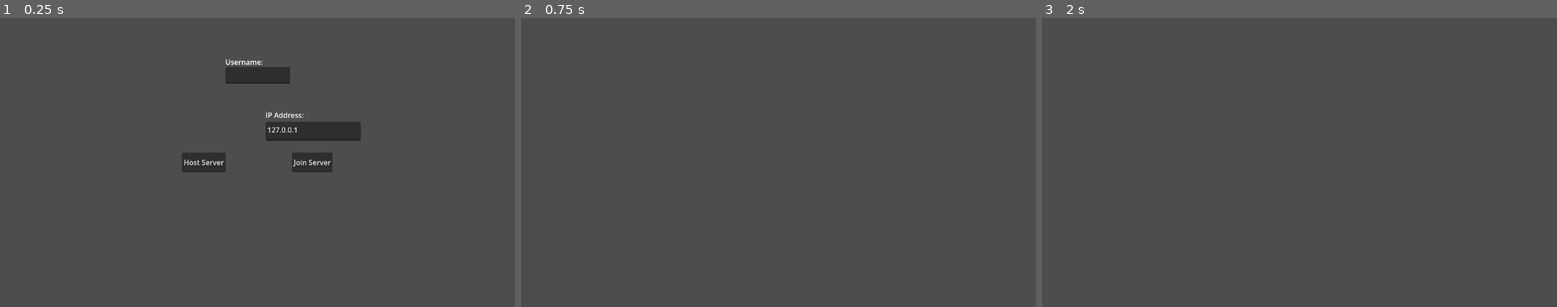
Above: before the commit, frames 1-3 (left to right).
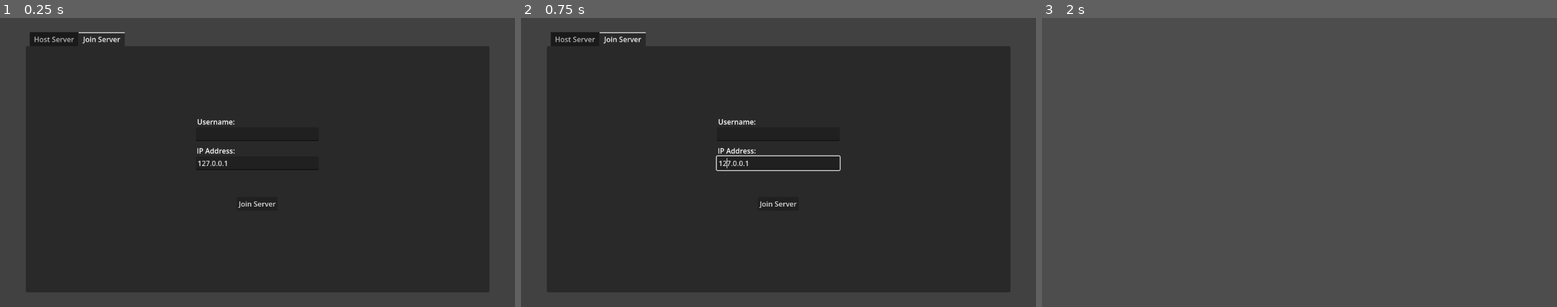
Above: after the commit, the same moments.

Repository: yeet230/Multiplayer-FPS
Game: Godot game, scene res://Levels/game.tscn
The game is run twice, just before and just after one commit, with the same random seed, the same clock (stepped at 60 frames per second) and the same inputs.
Inputs (mouse positions are in pixels of both pictures, inside the frame that each line leads up to):
- Up to frame 1 (0.25 s): no input
- Up to frame 2 (0.75 s): click (727, 162) at 0.5 s, where only the run before the commit has a clickable "Host Server"
- Up to frame 3 (2 s): click (1299, 202) at 1.25 s, where only the run after the commit has a clickable "Join Server"

The runs differ from the first frame. In frame 1, 75% of the frame differs, in the area x 5-95%, y 4-95%; in frame 2, 77%; in frame 3, nothing differs.
Error after the commit: Invalid access to property or key 'text' on a base object of type 'null instance'. (res://Multiplayer/Menu/MultiplayerMenu.gd:53)

Commit message:
Refactor multiplayer UI, RPCs; add debug/tp
Rework multiplayer menu: moved node under a CanvasLayer, replaced TextEdit with LineEdit inside a TabContainer (Host/Join), added Theme and shader resources, and wired usernameInput to retrieve username. Implemented _handle_command to support -/debug and -/tp. Reorganized multiplayerManager RPCs into server/client regions and added damage_player_client, spawn_bullet_decal, update_debug_mode, and teleport_player. Changed Globals.debug default to false and added string_to_bool. Small debug print added to WeaponManager.

Diff:
--- a/Actors/Player/Weapon System/Weapon Manager/WeaponManager.gd
+++ b/Actors/Player/Weapon System/Weapon Manager/WeaponManager.gd
@@ -86,5 +86,6 @@
 
 func cycle_weapon() -> void:
 	if Globals.debug:
+		print("hello")
 		activeWeapon = (activeWeapon + 1) % weaponAmount
 		_equip_new_weapon(weapons[activeWeapon].new())
--- a/Levels/game.tscn
+++ b/Levels/game.tscn
@@ -13,4 +13,6 @@
 [node name="LevelContainer" type="Node" parent="." unique_id=464994538]
 unique_name_in_owner = true
 
-[node name="multiplayerMenu" parent="." unique_id=1433022567 instance=ExtResource("2_6isyr")]
+[node name="CanvasLayer" type="CanvasLayer" parent="." unique_id=139495774]
+
+[node name="multiplayerMenu" parent="CanvasLayer" unique_id=1433022567 instance=ExtResource("2_6isyr")]
--- a/Multiplayer/Manager/multiplayerManager.gd
+++ b/Multiplayer/Manager/multiplayerManager.gd
@@ -54,31 +54,39 @@
 	return dmg if Globals.get_weapon_damage(weapon)== dmg else 0.0
 
 func _handle_command(text : String, senderID : int) -> void:
-	pass
+	var splitCommand: PackedStringArray = text.split(" ")
+	if text.contains("-/debug"):
+		if splitCommand.size() < 3:
+			push_error("Invalid Command: expected -/debug = <val = !current> ; But got ", text)
+			return
+
+		var newVal: bool = Globals.string_to_bool(splitCommand[2])
+		update_debug_mode.rpc_id(int(senderID), newVal)
+
+	elif text.contains("-/tp"):
+		if splitCommand.size() < 4:
+			push_error("Invalid Command: extpected -/tp <x> <y> <z> ; But got", text)
+			return
+
+		var x: float = float(splitCommand[1])
+		var y: float = float(splitCommand[2])
+		var z: float = float(splitCommand[3])
+		var newPos: Vector3 = Vector3(x, y, z)
+		teleport_player.rpc_id(int(senderID), newPos, senderID)
+
 
 func _check_username_for_duplicates(username : String) -> String:
 	print(players.size())
 	return "    "
 
 
-@rpc("any_peer", "call_local", "unreliable_ordered")
-func spawn_bullet_decal(pos : Vector3, norm : Vector3) -> void:
-	var decal = bulletDecalScene.instantiate() as Node3D
-	get_tree().get_first_node_in_group("balls").add_child(decal, true)
-	decal.global_position = pos
-	decal.rotation = norm
-
+#region Server Side Network Functions
 @rpc("any_peer", "call_remote", "unreliable_ordered")
 func damage_player(nameID : String, dmg : float, weapon : String) -> void:
 	var damage: float = verify_damage(dmg, weapon)
 
 	if damage == dmg:
 		damage_player_client.rpc_id(int(nameID), damage, nameID)
-
-@rpc("authority", "call_remote", "unreliable_ordered")
-func damage_player_client(dmg : float, nameID : String) -> void:
-	var plyer: Player = get_player_from_name(nameID)
-	plyer.curHealth -= dmg
 
 @rpc("any_peer", "call_remote", "unreliable_ordered")
 func register_player(username: String = "",) -> void:
@@ -102,6 +110,7 @@
 
 @rpc("any_peer", "call_remote", "reliable")
 func server_verify_chat(text : String) -> void:
+#endregion
 	if !multiplayer.is_server(): return
 	var senderID: int = multiplayer.get_remote_sender_id()
 
@@ -115,7 +124,30 @@
 
 	_server_send_chat.rpc(username, chat)
 
+#region Client Side Network Functions
 @rpc("authority", "call_local", "reliable")
 func _server_send_chat(username : String, text : String) -> void:
 	var chat: String = str(username, ": ", text)
 	ChatRecived.emit(chat)
+
+@rpc("authority", "call_remote", "unreliable_ordered")
+func damage_player_client(dmg : float, nameID : String) -> void:
+	var plyer: Player = get_player_from_name(nameID)
+	plyer.curHealth -= dmg
+
+@rpc("any_peer", "call_local", "unreliable_ordered")
+func spawn_bullet_decal(pos : Vector3, norm : Vector3) -> void:
+	var decal = bulletDecalScene.instantiate() as Node3D
+	get_tree().get_first_node_in_group("balls").add_child(decal, true)
+	decal.global_position = pos
+	decal.rotation = norm
+
+@rpc("authority", "call_local", "unreliable")
+func update_debug_mode(newVal : bool) -> void:
+	Globals.debug = newVal
+
+@rpc("authority", "call_local", "unreliable")
+func teleport_player(newPos : Vector3, playerID : int) -> void:
+	var plyer: Player = get_player_from_name(str(playerID))
+	plyer.position = newPos
+#endregion
--- a/Multiplayer/Menu/MultiplayerMenu.gd
+++ b/Multiplayer/Menu/MultiplayerMenu.gd
@@ -1,4 +1,9 @@
 extends Control
+
+@onready var usernameInput: LineEdit = $TabContainer/JoinServer/CentreContainer/VBoxContainer/VBoxContainer/TextEdit
+@onready var playMenu: TabContainer = $CentreContainer/PlayTabContainer
+@onready var mainMenu: VBoxContainer = $CentreContainer/MainMenu
+@onready var settingsMenu: TabContainer = $SettingsTabContainer
 
 func _ready() -> void:
 	_auto_mode_set()
@@ -31,14 +36,12 @@
 	MultiplayerManager.start_server()
 	_destroy()
 
-
 func _on_join_pressed() -> void:
 	var ip = %IPTextEdit.text
 	_set_player_username()
 
 	MultiplayerManager.join_server(ip)
 	_destroy()
-
 
 func _destroy() -> void:
 	self.queue_free()
@@ -47,5 +50,13 @@
 	var username: String
 	if OS.has_feature("debug"):
 		username = _get_username()
-	username = $TextEdit.text
+	username = usernameInput.text
 	Globals.username = username
+
+func _on_play_pressed() -> void:
+	playMenu.show()
+	mainMenu.hide()
+
+func _on_settings_pressed() -> void:
+	settingsMenu.show()
+	mainMenu.hide()
--- a/Multiplayer/Menu/MultiplayerMenu.tscn
+++ b/Multiplayer/Menu/MultiplayerMenu.tscn
@@ -1,5 +1,6 @@
 [gd_scene format=3 uid="uid://c0cnfmlp2dhkd"]
 
+[ext_resource type="Theme" uid="uid://d3knqsqu2fo06" path="res://Prototyping/UI/Main.tres" id="1_bkn5d"]
 [ext_resource type="Script" uid="uid://clmn0ppoyubj8" path="res://Multiplayer/Menu/MultiplayerMenu.gd" id="1_huwya"]
 
 [node name="MultiplayerMenu" type="Control" unique_id=1433022567]
@@ -12,66 +13,147 @@
 grow_vertical = 2
 script = ExtResource("1_huwya")
 
-[node name="VBoxContainer" type="VBoxContainer" parent="." unique_id=1249461564]
-layout_mode = 0
-offset_left = 594.0
-offset_top = 206.0
-offset_right = 807.0
-offset_bottom = 294.0
+[node name="ColorRect" type="ColorRect" parent="." unique_id=335171231]
+layout_mode = 1
+anchors_preset = 15
+anchor_right = 1.0
+anchor_bottom = 1.0
+grow_horizontal = 2
+grow_vertical = 2
+color = Color(0.25565878, 0.25565878, 0.25565878, 1)
 
-[node name="IP" type="Label" parent="VBoxContainer" unique_id=1855296974]
-layout_mode = 2
-text = "IP Address:"
-
-[node name="IPTextEdit" type="TextEdit" parent="VBoxContainer" unique_id=227247721]
-unique_name_in_owner = true
-custom_minimum_size = Vector2(0, 41.67)
-layout_mode = 2
-text = "127.0.0.1"
-
-[node name="Container" type="HBoxContainer" parent="." unique_id=1854871020]
+[node name="PlayTabContainer" type="TabContainer" parent="." unique_id=217495007]
 layout_mode = 1
 anchors_preset = 8
 anchor_left = 0.5
 anchor_top = 0.5
 anchor_right = 0.5
 anchor_bottom = 0.5
-offset_left = -179.25
-offset_top = -22.0
-offset_right = 179.25
-offset_bottom = 22.0
+offset_left = -518.4
+offset_top = -291.6
+offset_right = 518.4
+offset_bottom = 291.6
 grow_horizontal = 2
 grow_vertical = 2
-theme_override_constants/separation = 148
-alignment = 1
+current_tab = 1
+tab_0/title = "Host Server"
+tab_1/title = "Join Server"
+metadata/_edit_use_anchors_ = true
 
-[node name="Host" type="Button" parent="Container" unique_id=1287816487]
+[node name="HostServer" type="Label" parent="PlayTabContainer" unique_id=1183455683]
+visible = false
 layout_mode = 2
-text = "Host Server"
+metadata/_tab_index = 0
+metadata/_tab_name = "Host Server"
 
-[node name="Join" type="Button" parent="Container" unique_id=916344888]
+[node name="Host" type="Button" parent="PlayTabContainer/HostServer" unique_id=1287816487]
+layout_mode = 0
+offset_left = 342.15002
+offset_top = 238.6
+offset_right = 455.15002
+offset_bottom = 282.6
+text = "Create Server"
+
+[node name="JoinServer" type="Label" parent="PlayTabContainer" unique_id=1791217066]
 layout_mode = 2
+metadata/_tab_index = 1
+metadata/_tab_name = "Join Server"
+
+[node name="VBoxContainer" type="VBoxContainer" parent="PlayTabContainer/JoinServer" unique_id=1802303015]
+layout_mode = 0
+offset_left = 380.4
+offset_top = 182.09998
+offset_right = 655.4
+offset_bottom = 369.09998
+theme_override_constants/separation = 60
+
+[node name="VBoxContainer" type="VBoxContainer" parent="PlayTabContainer/JoinServer/VBoxContainer" unique_id=1188559056]
+custom_minimum_size = Vector2(275, 0)
+layout_mode = 2
+theme_override_constants/separation = 34
+
+[node name="TextEdit" type="LineEdit" parent="PlayTabContainer/JoinServer/VBoxContainer/VBoxContainer" unique_id=160701336]
+layout_mode = 2
+
+[node name="Username" type="Label" parent="PlayTabContainer/JoinServer/VBoxContainer/VBoxContainer/TextEdit" unique_id=1744654856]
+layout_mode = 0
+offset_left = 3.0
+offset_top = -24.0
+offset_right = 88.0
+offset_bottom = -1.0
+size_flags_horizontal = 4
+text = "Username:"
+
+[node name="IPTextEdit" type="LineEdit" parent="PlayTabContainer/JoinServer/VBoxContainer/VBoxContainer" unique_id=1157240537]
+unique_name_in_owner = true
+layout_mode = 2
+theme = ExtResource("1_bkn5d")
+text = "127.0.0.1"
+
+[node name="IP" type="Label" parent="PlayTabContainer/JoinServer/VBoxContainer/VBoxContainer/IPTextEdit" unique_id=1855296974]
+layout_mode = 0
+offset_left = 2.0
+offset_top = -24.0
+offset_right = 88.0
+offset_bottom = -0.99996567
+size_flags_horizontal = 4
+text = "IP Address:"
+
+[node name="Join" type="Button" parent="PlayTabContainer/JoinServer/VBoxContainer" unique_id=916344888]
+layout_mode = 2
+size_flags_horizontal = 4
+size_flags_vertical = 8
 text = "Join Server"
 
-[node name="TextEdit" type="TextEdit" parent="." unique_id=1466615292]
+[node name="SettingsTabContainer" type="TabContainer" parent="." unique_id=1299573455]
+visible = false
+layout_mode = 0
+offset_left = 437.0
+offset_top = 223.0
+offset_right = 563.0
+offset_bottom = 277.0
+current_tab = 0
+
+[node name="Window" type="Label" parent="SettingsTabContainer" unique_id=539265246]
+layout_mode = 2
+metadata/_tab_index = 0
+
+[node name="Controls" type="Label" parent="SettingsTabContainer" unique_id=1310895910]
+visible = false
+layout_mode = 2
+metadata/_tab_index = 1
+
+[node name="Label" type="Label" parent="SettingsTabContainer" unique_id=446324625]
+visible = false
+layout_mode = 2
+metadata/_tab_index = 2
+
+[node name="CentreContainer" type="CenterContainer" parent="." unique_id=1305093597]
+visible = false
 layout_mode = 1
-anchors_preset = 8
-anchor_left = 0.5
-anchor_top = 0.5
-anchor_right = 0.5
-anchor_bottom = 0.5
-offset_left = -72.5
-offset_top = -214.5
-offset_right = 72.5
-offset_bottom = -177.5
+anchors_preset = 15
+anchor_right = 1.0
+anchor_bottom = 1.0
 grow_horizontal = 2
 grow_vertical = 2
 
-[node name="Label" type="Label" parent="TextEdit" unique_id=1744654856]
-layout_mode = 0
-offset_top = -23.0
-offset_right = 85.0
-text = "Username:"
+[node name="MainMenu" type="VBoxContainer" parent="CentreContainer" unique_id=1811945703]
+custom_minimum_size = Vector2(92.555, 0)
+layout_mode = 2
 
-[connection signal="pressed" from="Container/Host" to="." method="_on_host_pressed"]
-[connection signal="pressed" from="Container/Join" to="." method="_on_join_pressed"]
+[node name="Play" type="Button" parent="CentreContainer/MainMenu" unique_id=470684254]
+layout_mode = 2
+text = "Play"
+
+[node name="Settings" type="Button" parent="CentreContainer/MainMenu" unique_id=1723380005]
+layout_mode = 2
+text = "Settings"
+
+[node name="Quit" type="Button" parent="CentreContainer/MainMenu" unique_id=62930227]
+layout_mode = 2
+text = "Quit"
+
+[connection signal="pressed" from="PlayTabContainer/HostServer/Host" to="." method="_on_host_pressed"]
+[connection signal="pressed" from="PlayTabContainer/JoinServer/VBoxContainer/Join" to="." method="_on_join_pressed"]
+[connection signal="pressed" from="CentreContainer/MainMenu/Play" to="." method="_on_play_pressed"]
+[connection signal="pressed" from="CentreContainer/MainMenu/Settings" to="." method="_on_settings_pressed"]
--- /dev/null
+++ b/Prototyping/UI/Main.tres
@@ -0,0 +1,5 @@
+[gd_resource type="Theme" format=3 uid="uid://d3knqsqu2fo06"]
+
+[resource]
+/colors/named = Color(0.7806944, 1.9492954e-06, 3.85046e-07, 1)
+Button/icons/icon = null
--- /dev/null
+++ b/Prototyping/UI/MultiplayerMenu.gdshader
@@ -0,0 +1,21 @@
+shader_type canvas_item;
+
+// A shader by The Gingerjam, I used this page https://godotshaders.com/snippet/random-value/ for the pseudo random value, rest of the code by me :)
+
+// Colours
+uniform vec4 colour1 : source_color;
+uniform vec4 colour2 : source_color;
+
+float random (vec2 uv) {
+	// Generate pseudo random value
+	return sin(dot(uv.xy,vec2(12.9898,78.233))) * 43758.54523;
+}
+
+vec4 lerp_color(float ratio){
+	return colour1 / (colour1 + colour2) * clamp(0.0, 1.0, ratio);
+}
+
+void fragment(){
+	float ratio = UV.x + UV.y + random(UV);
+	COLOR = lerp_color(ratio);
+}
--- a/globals.gd
+++ b/globals.gd
@@ -46,7 +46,7 @@
 
 var mouseSens: float = 0.002
 
-var debug: bool = true
+var debug: bool = false
 
 var username: String = ""
 
@@ -56,6 +56,9 @@
 
 		pass
 
+func string_to_bool(string : String) -> bool:
+	return string.strip_edges().to_lower() == "true"
+
 func get_weapon_damage(weaponName : String) -> float:
 	return weaponDictionary[weaponName]["weaponDamage"]
 
Not shown, added: Prototyping/UI/MultiplayerMenu.gdshader.uid
